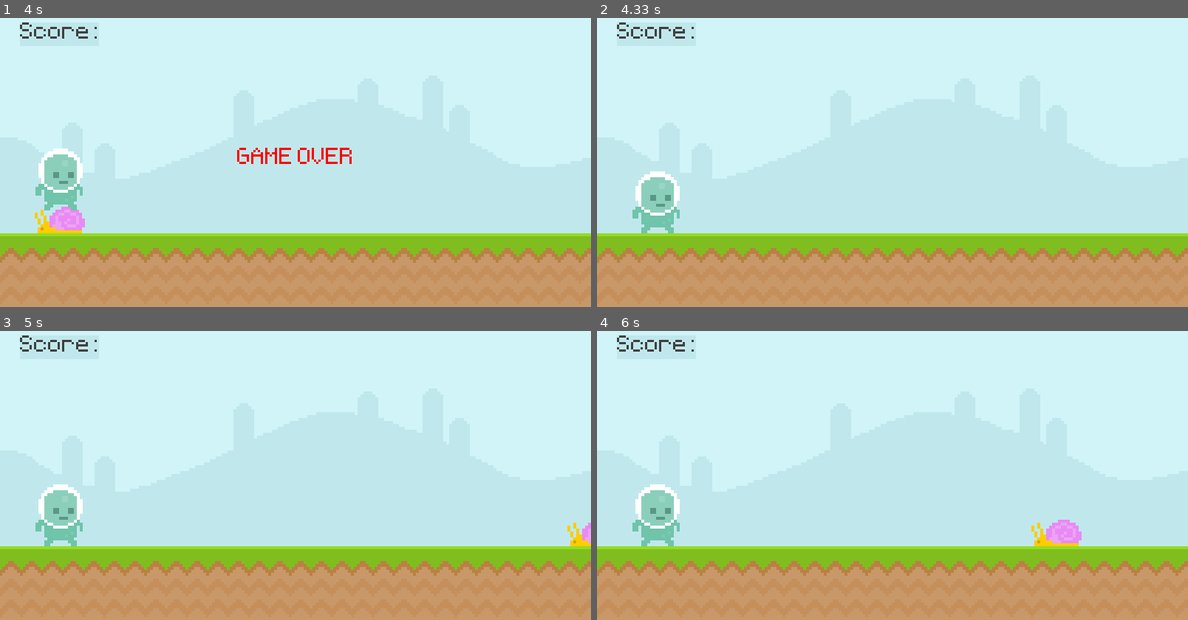
Above: before the commit, frames 1-4 (two rows, left to right).
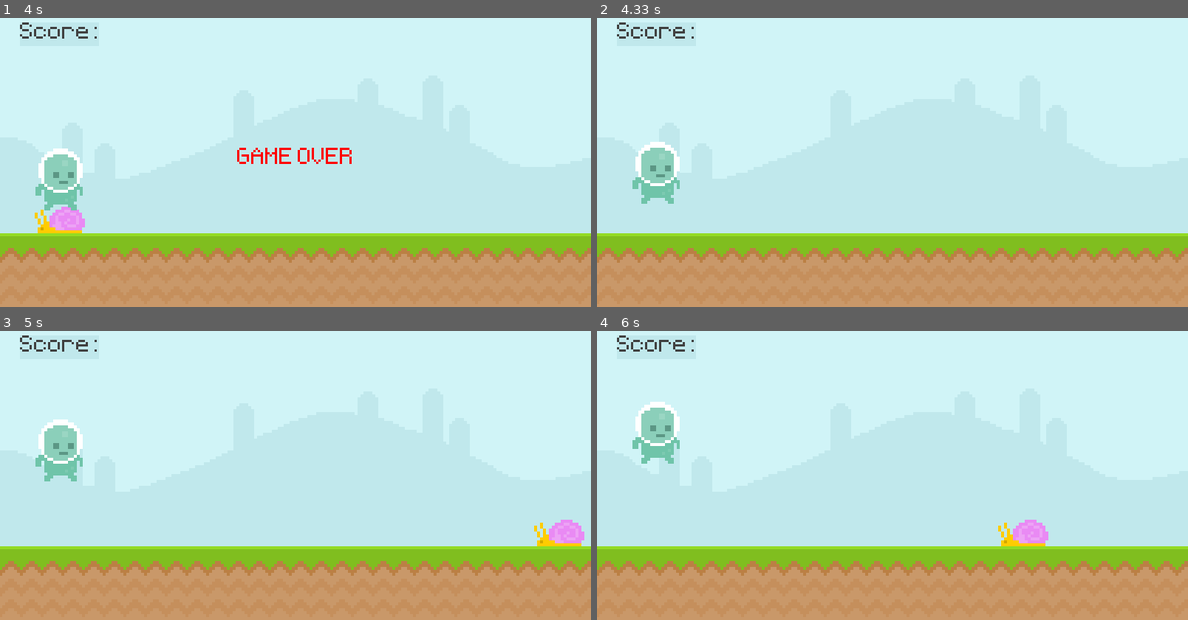
Above: after the commit, the same moments.

Repository: marvneo/pygame-intro
Game: pygame game, started from main.py
Same seed, same stepped clock (60 frames per second), same inputs: the game is played once before the commit and once after it.
Inputs:
- Up to frame 1 (4 s): tap Space at 0.33, 1.23, 1.53, 2.23, 2.53, 3.13, 3.43, 3.97 s
- Up to frame 2 (4.33 s): tap Space at 4.27 s
- Up to frame 3 (5 s): no input
- Up to frame 4 (6 s): tap Space at 5.03, 5.33 s

Frame 1 is identical in both runs. In frame 2, 2.0% of the frame differs, in the area x 6-14%, y 42-75%; in frame 3, 3.2%; in frame 4, 3.6%, in the area x 6-82%, y 24-75%.

Commit message:
add organized comments

Diff:
--- a/main.py
+++ b/main.py
@@ -54,7 +54,8 @@
                 player_gravity -= 11
 
         if not game_active:
-            if event.type == pygame.KEYDOWN and event.key == pygame.K_SPACE:
+            # restarts game
+            if event.key == pygame.K_SPACE:
                 game_active = True
                 snail_rect.left = 900
 
